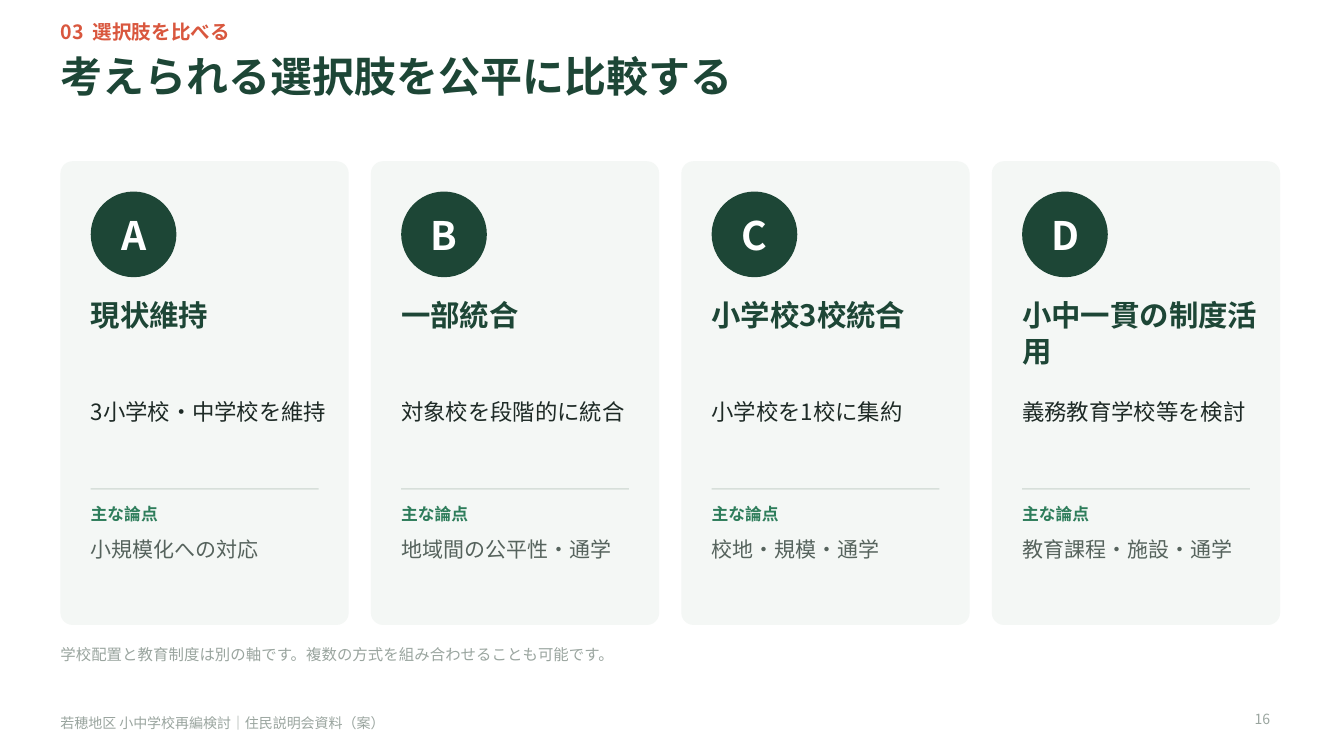
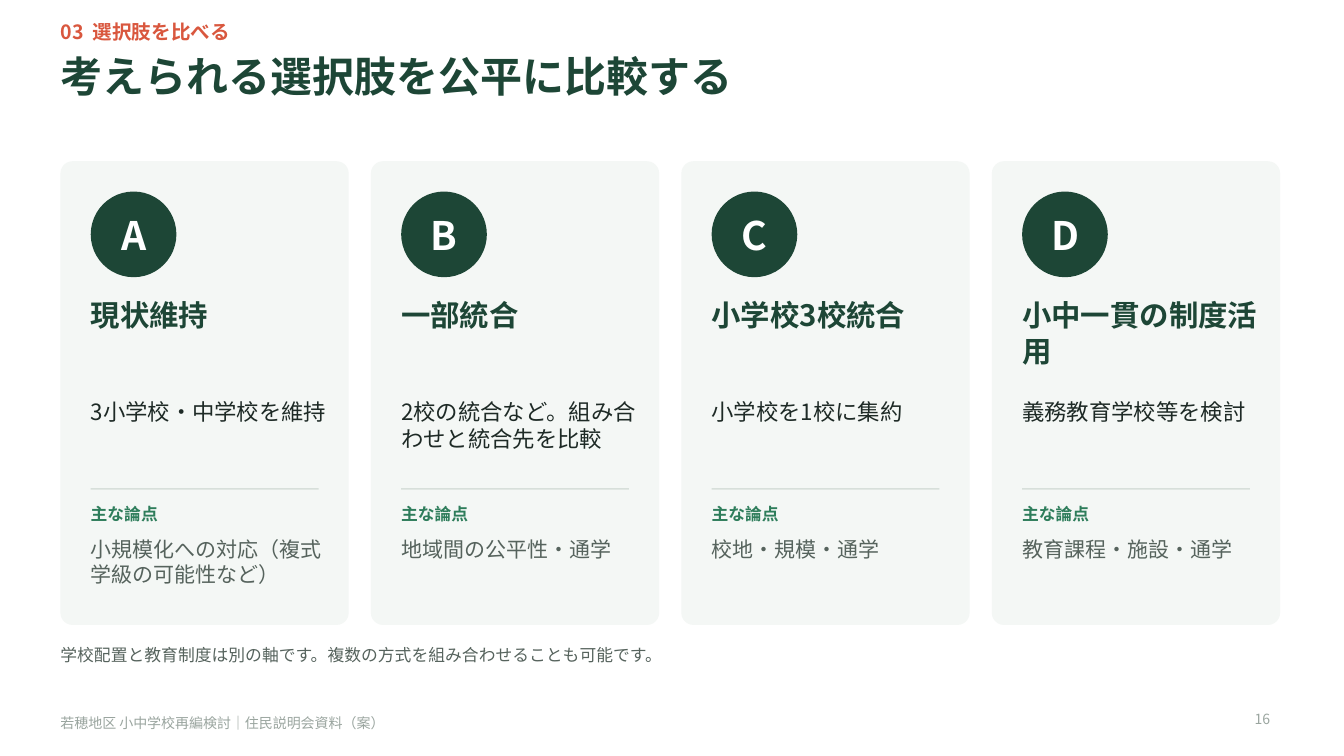
Before and after one commit to Masaki12008/GS, a slide deck: slide 16 of output/若穂地区_住民説明会資料.pptx. Drawn at 1344x756 pixels with LibreOffice and Linux fonts; fonts in the diff are those of the drawing. Boxes give left, top, right and bottom in pixels: in the first picture for what was removed or moved away, otherwise in the second. Text is boxed around its words. In the diff, an @@ line names an element or a change of style, - is before the commit and + after.

```diff
--- a/output/若穂地区_住民説明会資料.pptx
+++ b/output/若穂地区_住民説明会資料.pptx
@@ text at <box>401,401,636,449</box>: text changed @@
-対象校を段階的に統合
+2校の統合など。組み合わせと統合先を比較
@@ text at <box>91,539,322,584</box>: text changed @@
-小規模化への対応
+小規模化への対応（複式学級の可能性など）
@@ text "学校配置と教育制度は別の軸です。複数の方式を組み合わせることも可能です。" at <box>60,647,661,663</box>: size 11 to 12 pt, text colour #9AA59F to #56635D @@
```
Also in this commit, not shown: 20 other slides changed, 2 slides added, 5 other files.
